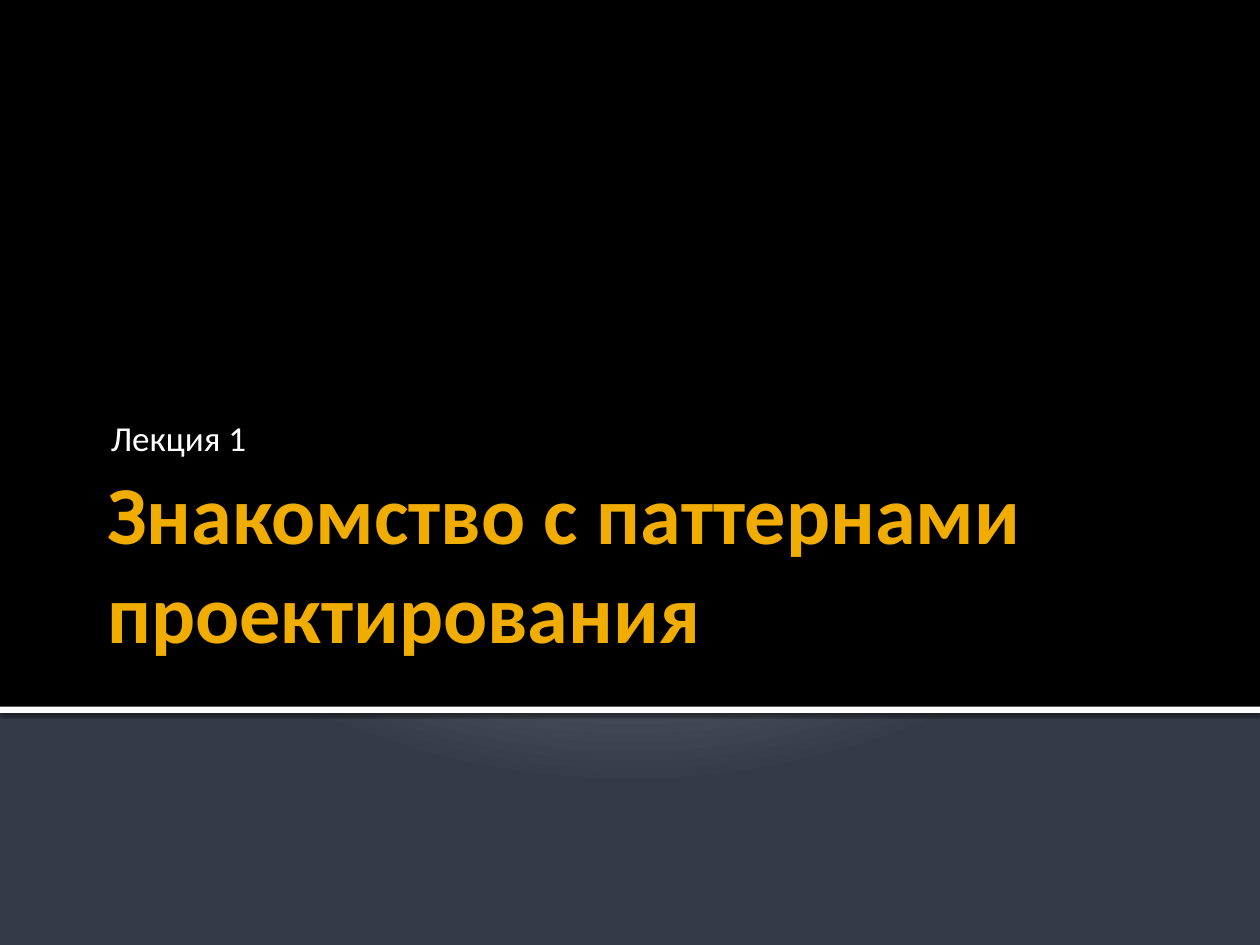
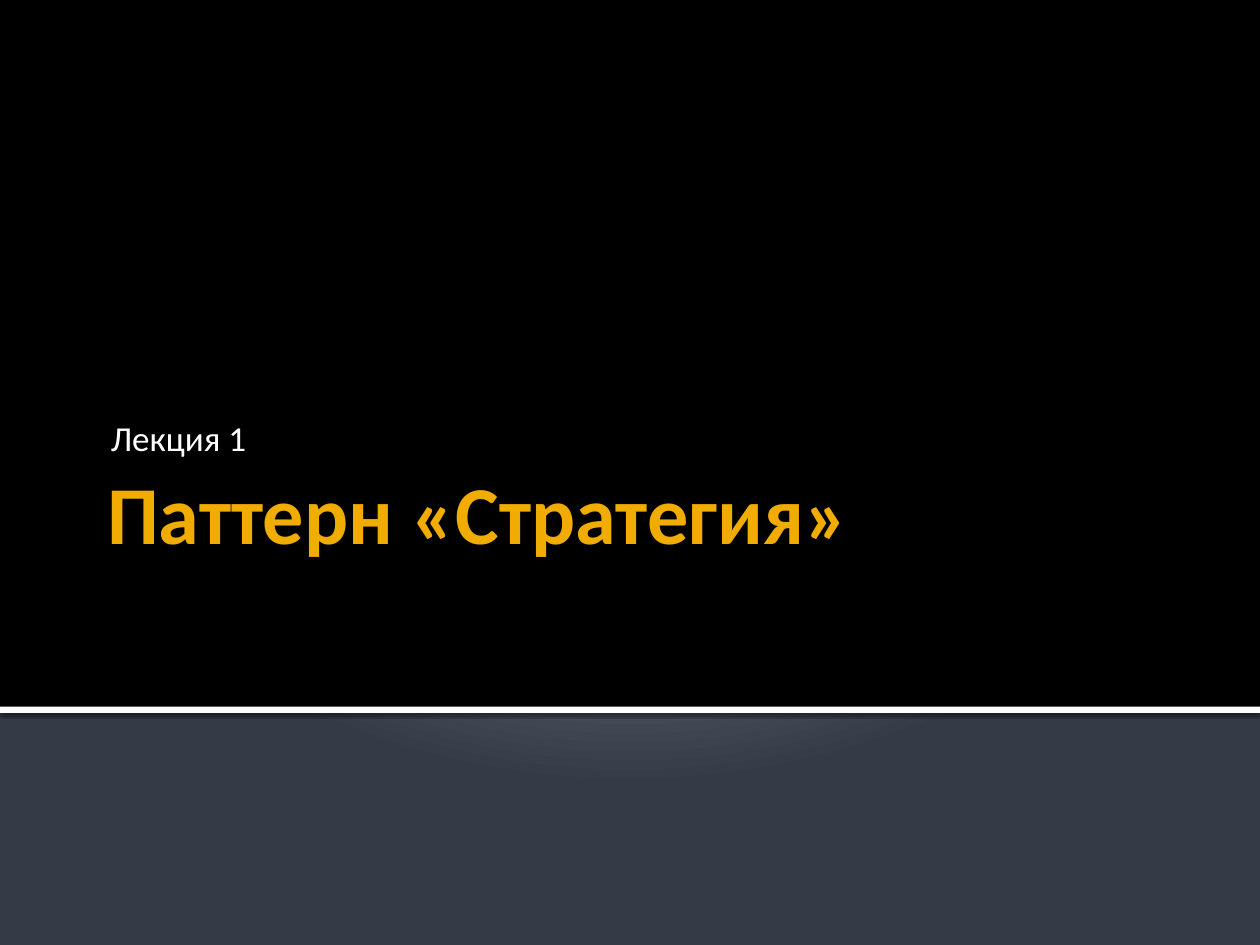
Before and after one commit to iv-sergius/ood, a slide deck: slide 1 of lectures/01.strategy/strategy.pptx. Drawn at 1260x945 pixels with LibreOffice and Linux fonts; fonts in the diff are those of the drawing. Boxes give left, top, right and bottom in pixels: in the first picture for what was removed or moved away, otherwise in the second. Text is boxed around its words. In the diff, an @@ line names an element or a change of style, - is before the commit and + after.

Commit message:
дополнена лекция по паттерну "Стратегия"

```diff
--- a/lectures/01.strategy/strategy.pptx
+++ b/lectures/01.strategy/strategy.pptx
@@ title at <box>107,490,849,557</box>: text changed @@
-Знакомство с паттернами проектирования
+Паттерн «Стратегия»
```
Also in this commit, not shown: 1 slide added, 1 other file.
